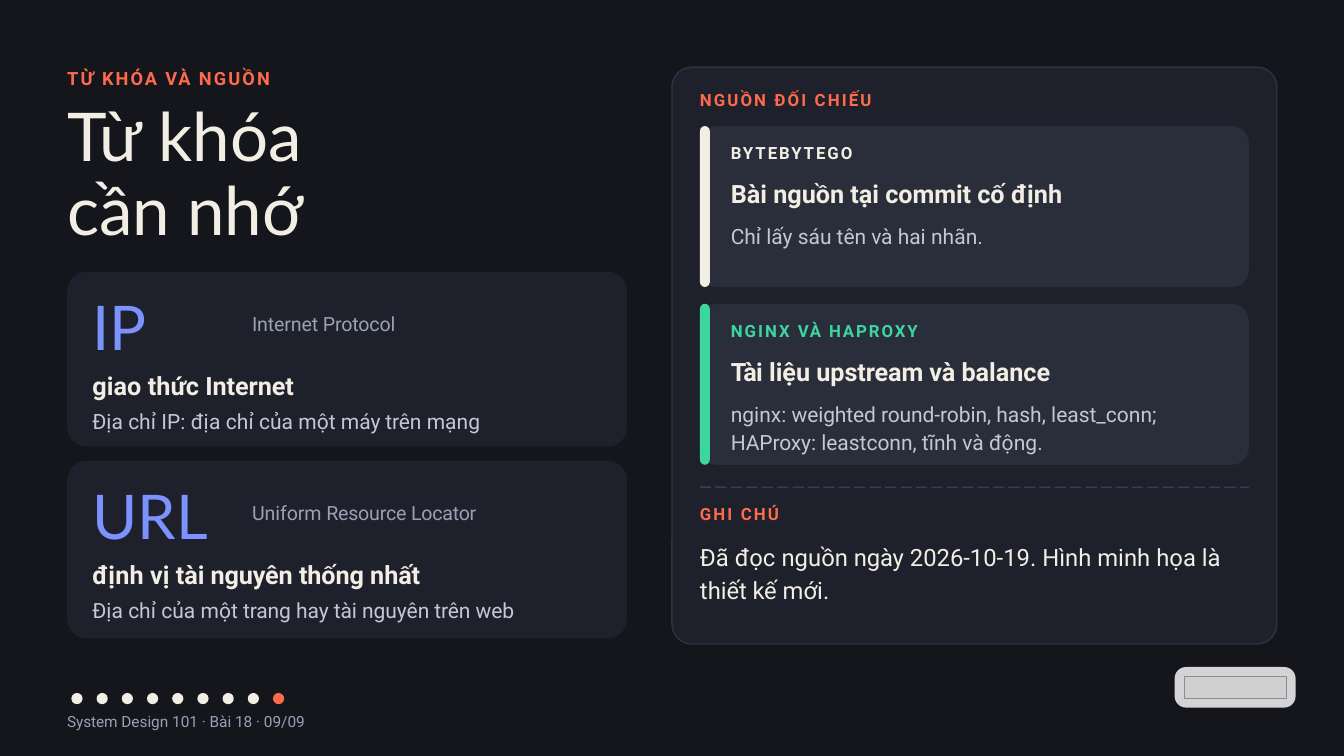
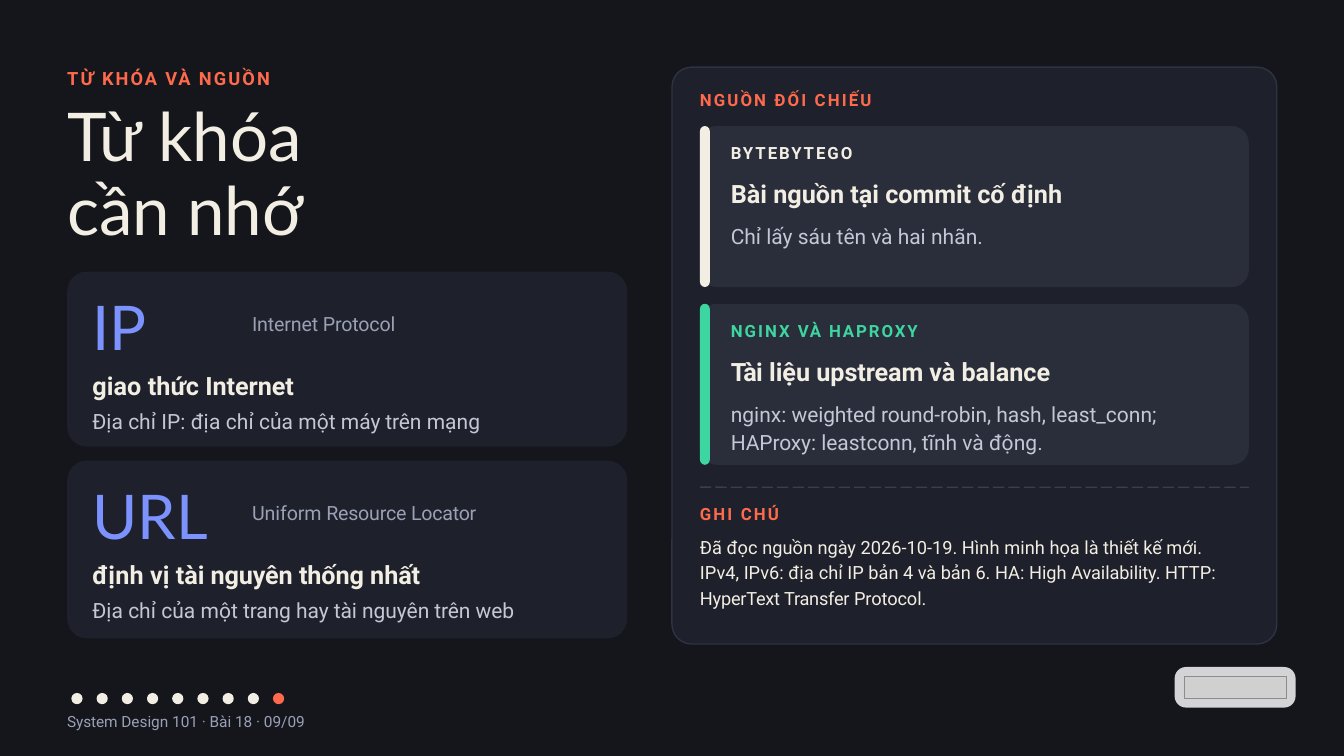
Before and after one commit to vohoailinh90/tool-marketing-studio, a slide deck: slide 9 of system-design-101/vi/lessons/sd-10-018/slides/sd-10-018.pptx. Drawn at 1344x756 pixels with LibreOffice and Linux fonts; fonts in the diff are those of the drawing; grey boxes stand for pictures. Boxes give left, top, right and bottom in pixels: in the first picture for what was removed or moved away, otherwise in the second. Text is boxed around its words. In the diff, an @@ line names an element or a change of style, - is before the commit and + after.

```diff
--- a/system-design-101/vi/lessons/sd-10-018/slides/sd-10-018.pptx
+++ b/system-design-101/vi/lessons/sd-10-018/slides/sd-10-018.pptx
@@ text at box(700, 539, 1202, 558): size 25.5 to 19.5 pt in "Đã đọc nguồn ngày 2026-10-19. Hình minh ..."; letter spacing -0.2 to -0.1 pt in "ngày"; letter spacing -0.4 to -0.3 pt in "kế"; line spacing 35.7pt to 27.3pt @@
@@ text at box(700, 564, 1216, 609): paragraph added @@
+IPv4, IPv6: địa chỉ IP bản 4 và bản 6. HA: High Availability. HTTP: HyperText Transfer Protocol.
```
Also in this commit, not shown: 3 other files.
